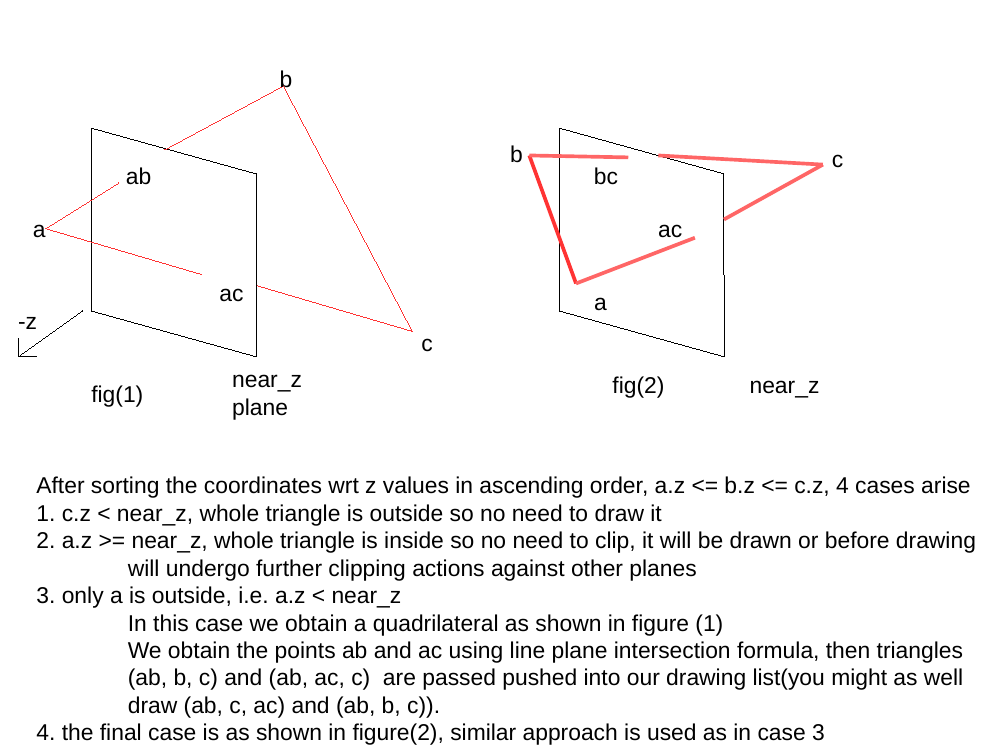
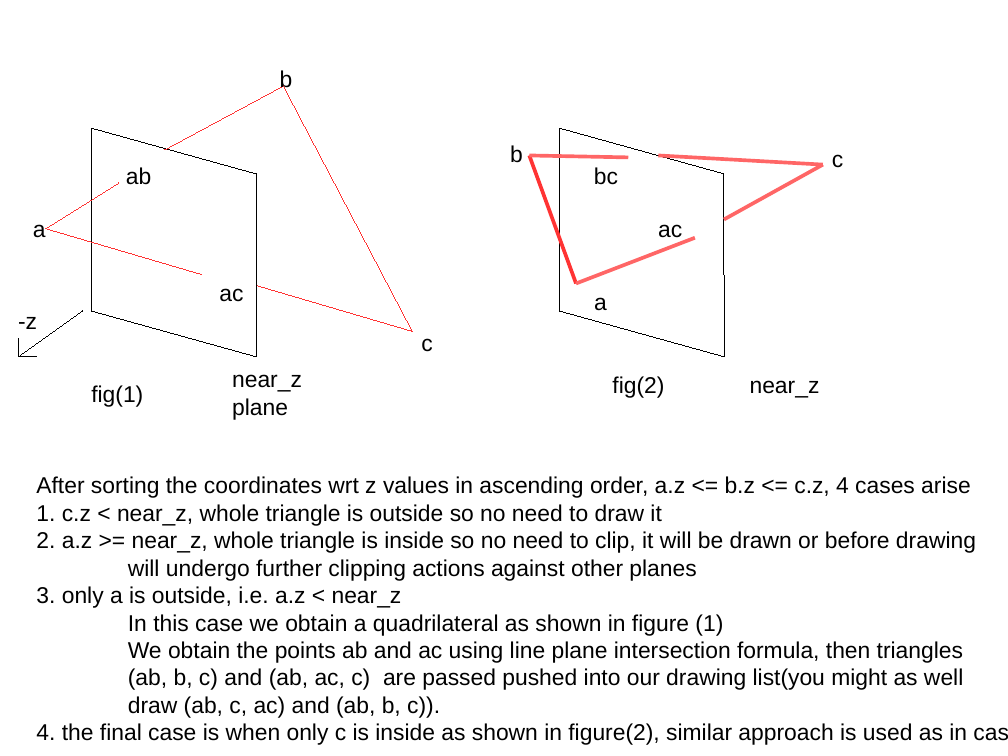
Before and after one commit to kingofdelphi/graphics_step_by_step, a slide deck: slide 1 of object space clipping tutorial.odp. Drawn at 1008x756 pixels with LibreOffice and Linux fonts; fonts in the diff are those of the drawing. Boxes give left, top, right and bottom in pixels: in the first picture for what was removed or moved away, otherwise in the second. Text is boxed around its words. In the diff, an @@ line names an element or a change of style, - is before the commit and + after.

Commit message:
Edit

```diff
--- a/object space clipping tutorial.odp
+++ b/object space clipping tutorial.odp
@@ text at (36, 723, 967, 745): text changed @@
-4. the final case is as shown in figure(2), similar approach is used as in case 3
+4. the final case is when only c is inside as shown in figure(2), similar approach is used as in case 3
```
